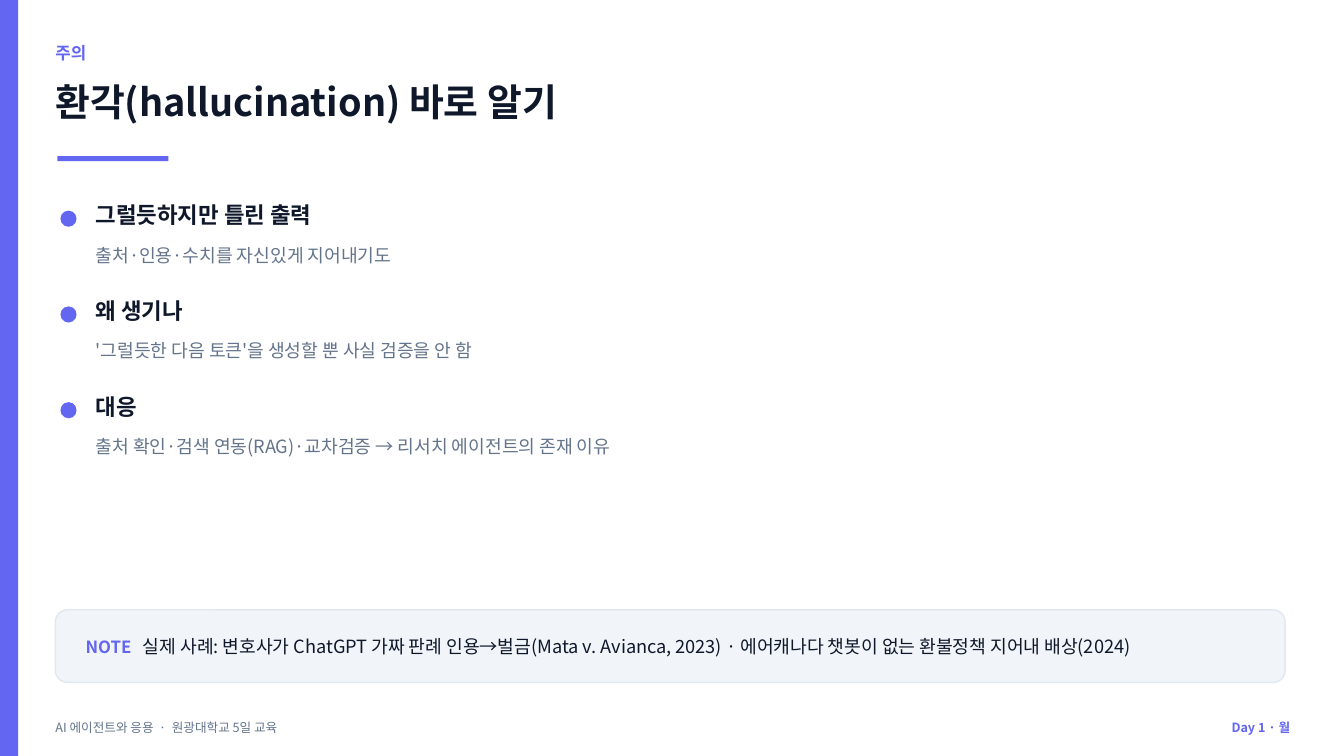
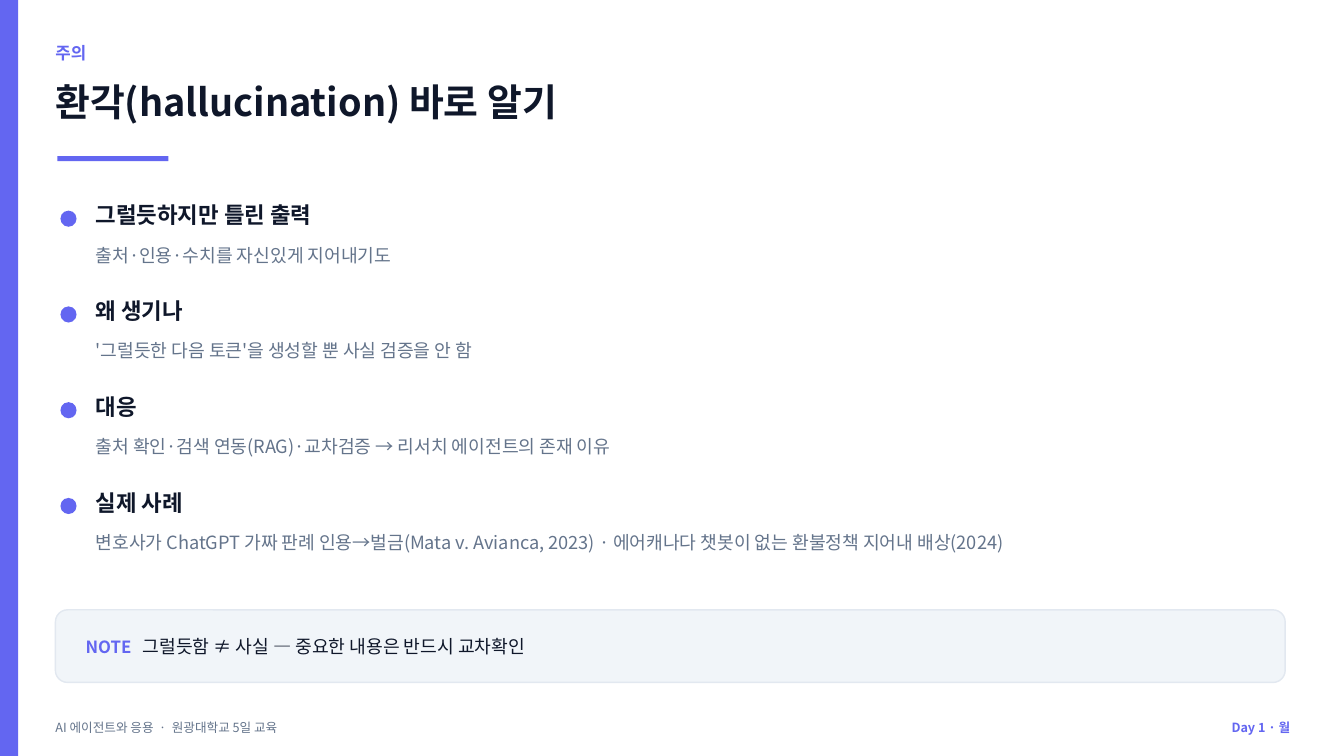
Before and after one commit to jyshin-22/wku-ai-agent-program, a slide deck: slide 39 of slides/day1.pptx (slide 28 before the commit). Drawn at 1344x756 pixels with LibreOffice and Linux fonts; fonts in the diff are those of the drawing. Boxes give left, top, right and bottom in pixels: in the first picture for what was removed or moved away, otherwise in the second. Text is boxed around its words. In the diff, an @@ line names an element or a change of style, - is before the commit and + after.

```diff
--- a/slides/day1.pptx
+++ b/slides/day1.pptx
@@ ellipse added at (60, 498, 77, 514), fill #6366F1 @@
@@ text added at (96, 492, 183, 513), 16 pt, text #0F172A, bold @@
+실제 사례
@@ text at (96, 534, 1003, 553): text changed; text colour #0F172A to #64748B @@
-NOTE 실제 사례: 변호사가 ChatGPT 가짜 판례 인용→벌금(Mata v. Avianca, 2023) · 에어캐나다 챗봇이 없는 환불정책 지어내 배상(2024)
+변호사가 ChatGPT 가짜 판례 인용→벌금(Mata v. Avianca, 2023) · 에어캐나다 챗봇이 없는 환불정책 지어내 배상(2024)
@@ text "변호사가 ChatGPT 가짜 판례 인용→벌금(Mata ..." at (96, 534, 1003, 553): vertical alignment middle to top @@
@@ text added at (86, 638, 525, 655), 13 pt, text #0F172A @@
+NOTE 그럴듯함 ≠ 사실 — 중요한 내용은 반드시 교차확인
```
Also in this commit, not shown: 9 other slides changed, 11 slides added, 8 other files.
